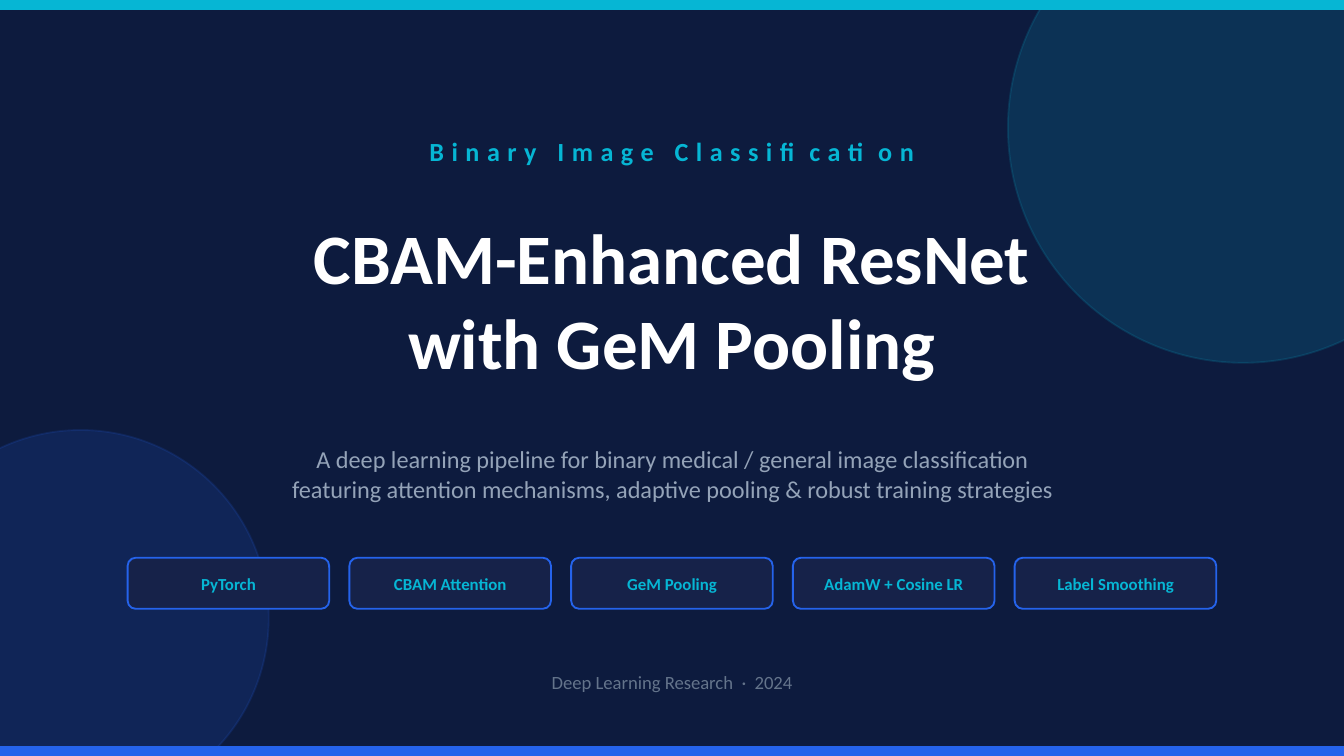
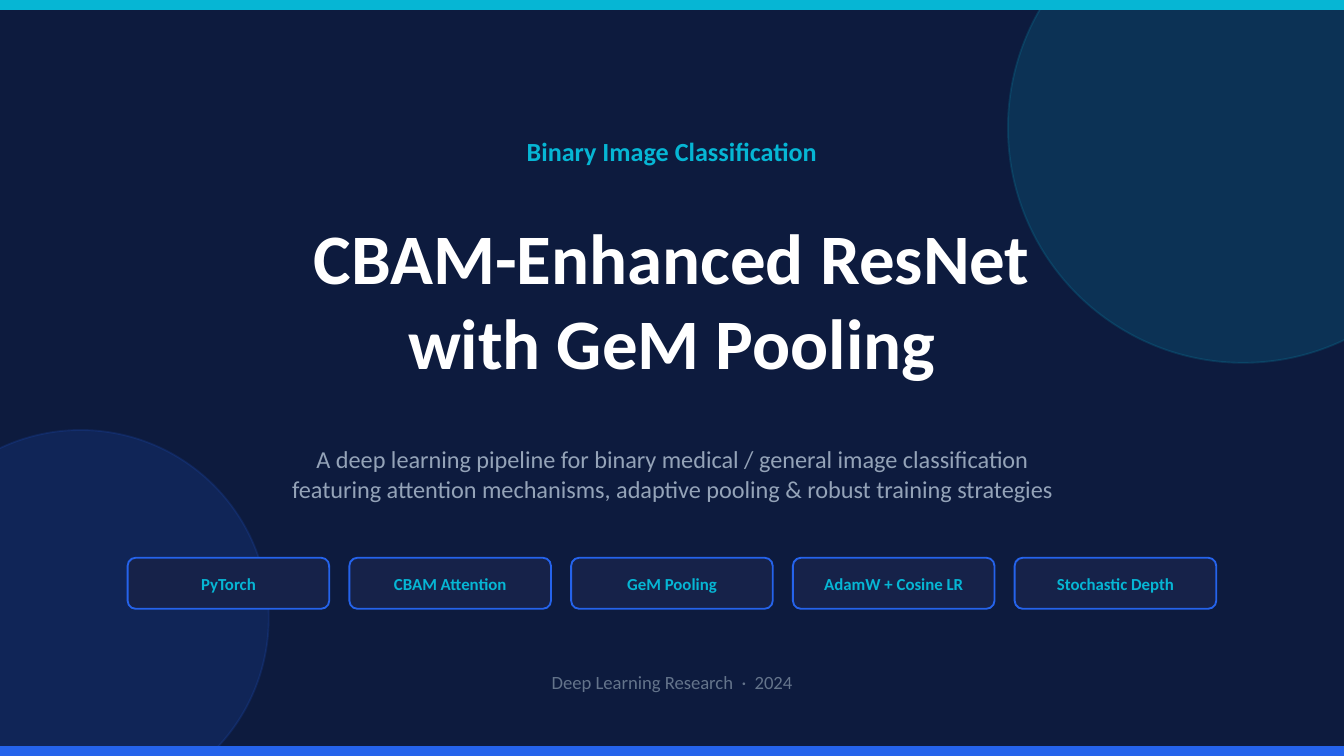
Before and after one commit to lochansurya/CS5480-DL-Kaggle-Competition-2026, a slide deck: slide 1 of presentation/ImagesBinaryClassification.pptx. Drawn at 1344x756 pixels with LibreOffice and Linux fonts; fonts in the diff are those of the drawing. Boxes give left, top, right and bottom in pixels: in the first picture for what was removed or moved away, otherwise in the second. Text is boxed around its words. In the diff, an @@ line names an element or a change of style, - is before the commit and + after.

Commit message:
add stochastic depth; score: 0.759102;

```diff
--- a/presentation/ImagesBinaryClassification.pptx
+++ b/presentation/ImagesBinaryClassification.pptx
@@ text "Binary Image Classification" at [527, 142, 817, 166]: letter spacing 4 to 0 pt @@
@@ text at [1057, 578, 1174, 593]: text changed @@
-Label Smoothing
+Stochastic Depth
```
Also in this commit, not shown: 7 other slides changed.
